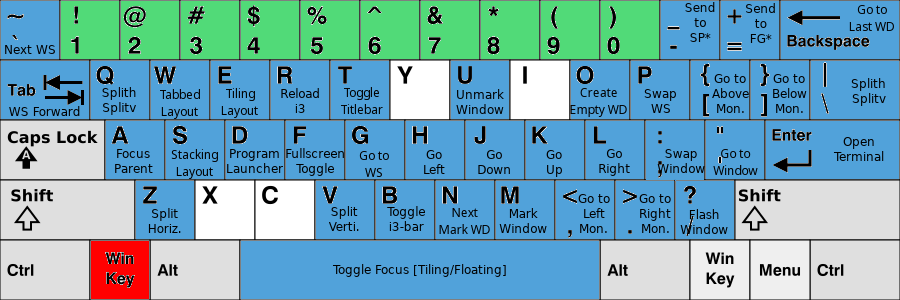
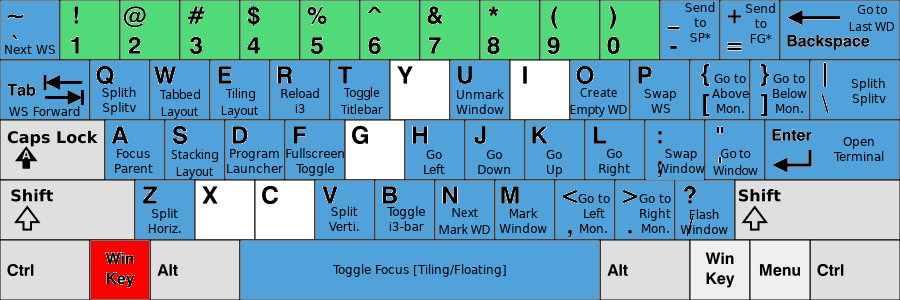
Layer changes from the first 900x300 image to the second:
renamed "Go to ..." to "... #3", painted on it over left=359, top=151, right=389, bottom=177
painted on "KB_United_States-NoAltGr.svg" over left=346, top=121, right=404, bottom=179
